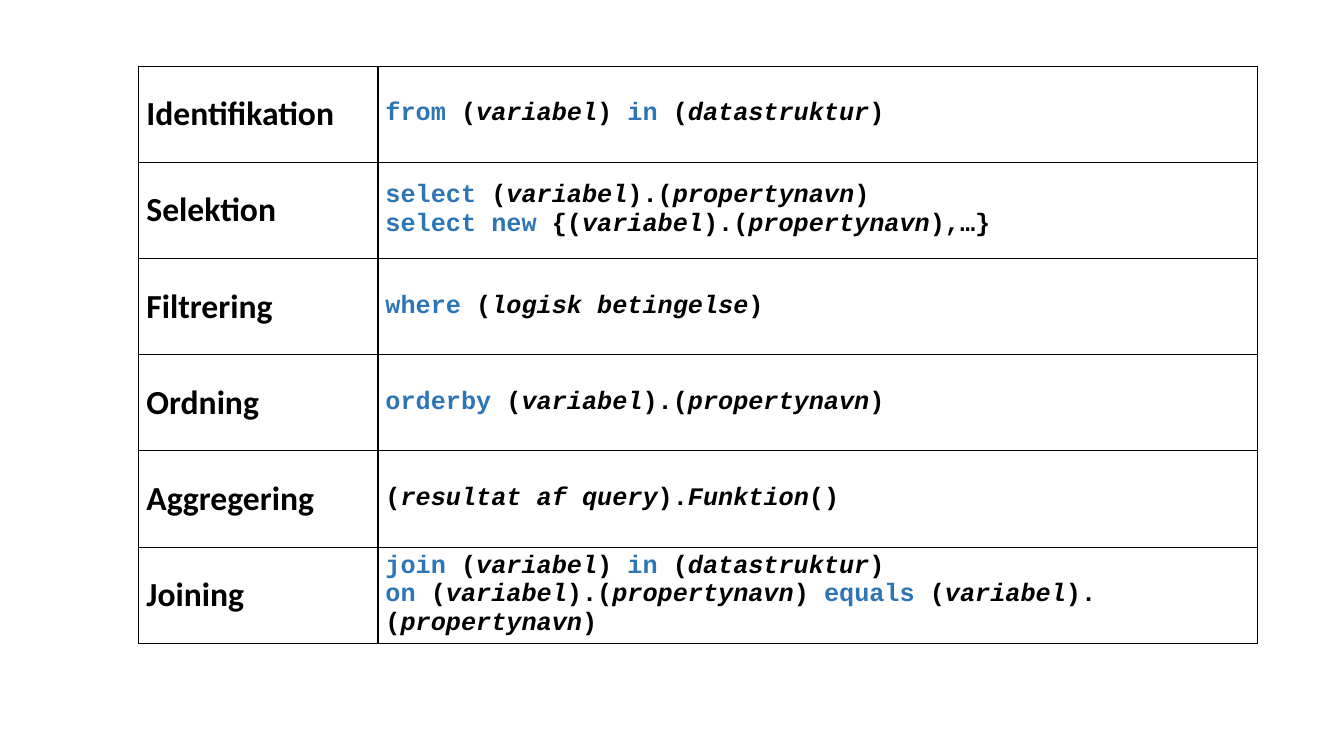
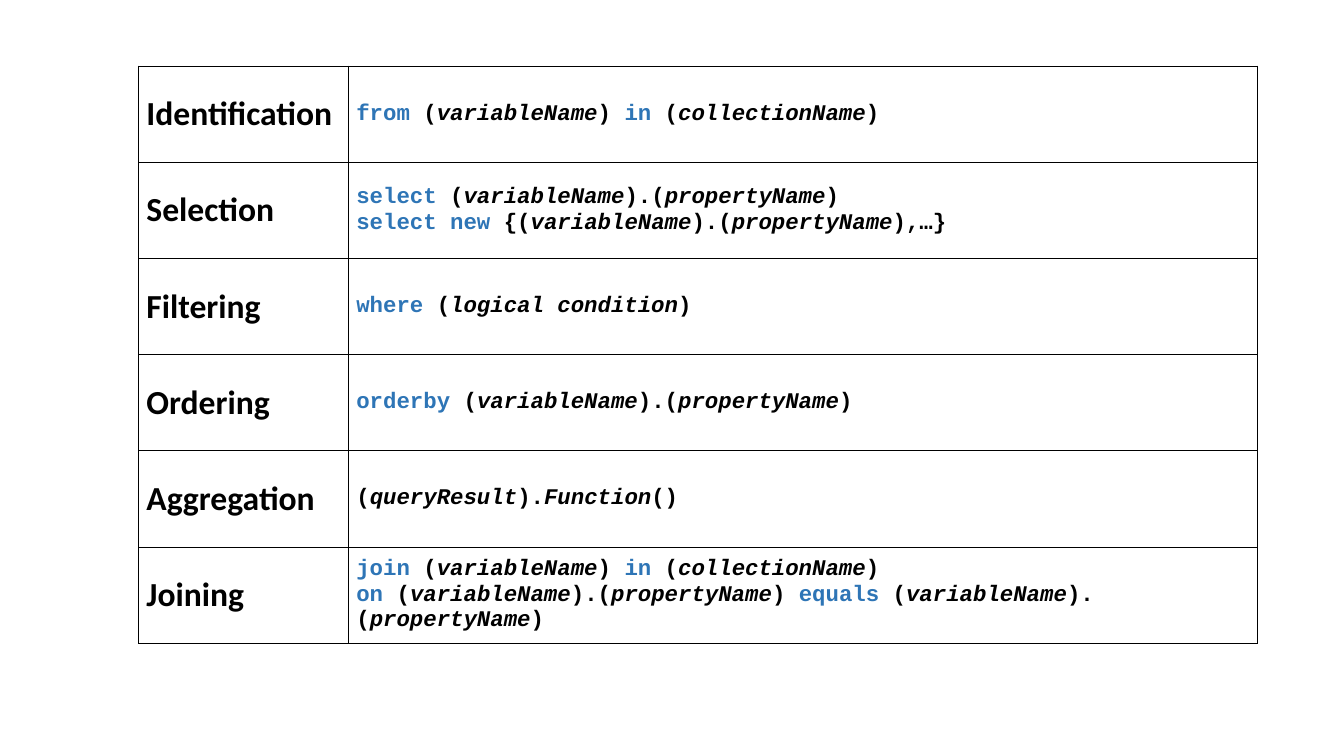
Before and after one commit to perl-easj/OOProg, a slide deck: slide 37 of Chap/Prog03/Presentations/LINQ.pptx (slide 32 before the commit). Drawn at 1344x756 pixels with LibreOffice and Linux fonts; fonts in the diff are those of the drawing. Boxes give left, top, right and bottom in pixels: in the first picture for what was removed or moved away, otherwise in the second. Text is boxed around its words. In the diff, an @@ line names an element or a change of style, - is before the commit and + after.

```diff
--- a/Chap/Prog03/Presentations/LINQ.pptx
+++ b/Chap/Prog03/Presentations/LINQ.pptx
@@ table at bbox=[139, 67, 1257, 644] @@
-row 1, column 1: Identifikation
+row 1, column 1: Identification
-row 1, column 2: from (variabel) in (datastruktur)
+row 1, column 2: from (variableName) in (collectionName)
-row 2, column 1: Selektion
+row 2, column 1: Selection
-row 2, column 2: select (variabel).(propertynavn) / select new {(variabel).(propertynavn),…}
+row 2, column 2: select (variableName).(propertyName) / select new {(variableName).(propertyName),…}
-row 3, column 1: Filtrering
+row 3, column 1: Filtering
-row 3, column 2: where (logisk betingelse)
+row 3, column 2: where (logical condition)
-row 4, column 1: Ordning
+row 4, column 1: Ordering
-row 4, column 2: orderby (variabel).(propertynavn)
+row 4, column 2: orderby (variableName).(propertyName)
-row 5, column 1: Aggregering
+row 5, column 1: Aggregation
-row 5, column 2: (resultat af query).Funktion()
+row 5, column 2: (queryResult).Function()
-row 6, column 2: join (variabel) in (datastruktur) / on (variabel).(propertynavn) equals (variabel).(propertynavn)
+row 6, column 2: join (variableName) in (collectionName) / on (variableName).(propertyName) equals (variableName).(propertyName)
```
Also in this commit, not shown: 12 other slides changed, 5 slides added, 7 other files.
